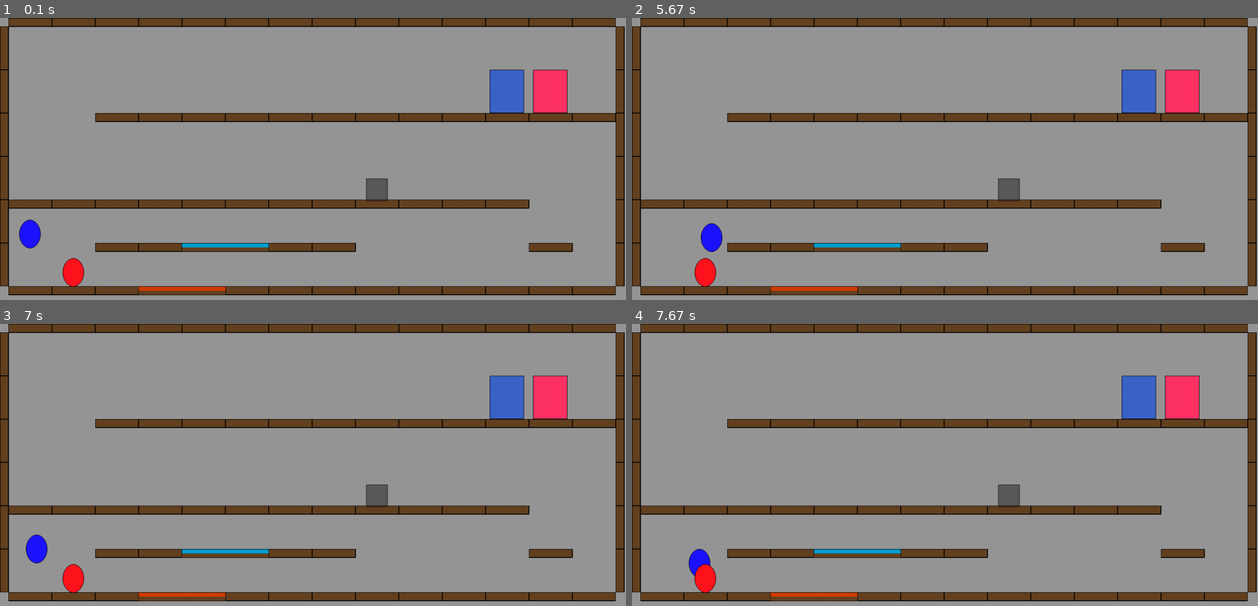
Above: before the commit, frames 1-4 (two rows, left to right).
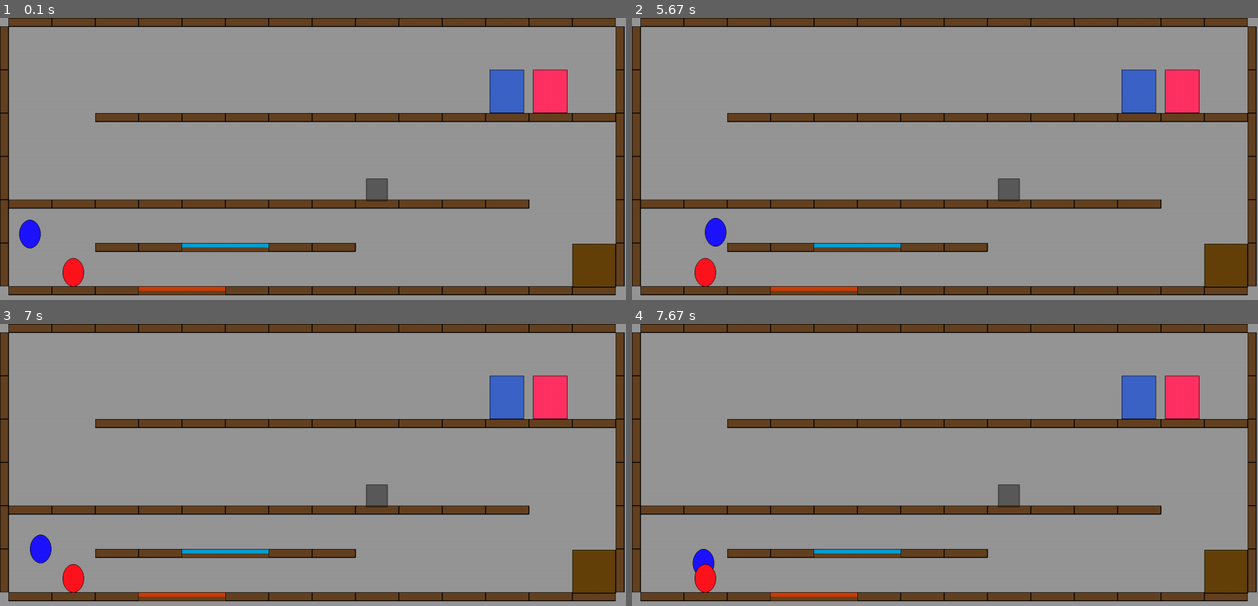
Above: after the commit, the same moments.

Repository: ketimiroshnik/Project_pygame_v2
Game: pygame game, started from main.py
Same seed, same stepped clock (60 frames per second), same inputs: the game is played once before the commit and once after it.
Inputs:
- Up to frame 1 (0.1 s): no input
- Up to frame 2 (5.67 s): hold D 0.33-0.8 s; hold W 0.83-1.13 s; hold D 1.17-1.63 s; hold A 1.67-2.2 s; hold A 2.23-2.63 s; hold W 2.67-3.03 s; hold D 3.07-3.7 s; hold A 3.73-4.2 s; hold D 4.23-4.7 s; hold W 4.73-5.03 s; hold D 5.07-5.53 s; hold A from 5.57 s (still down)
- Up to frame 3 (7 s): release A at 6.1 s; hold A 6.13-6.53 s; hold W 6.57-6.93 s; hold D from 6.97 s (still down)
- Up to frame 4 (7.67 s): release D at 7.6 s; hold A from 7.63 s (still down)

The runs differ from the first frame. In frame 1, 1.3% of the frame differs, in the area x 84-99%, y 79-96%; in frame 2, 1.5%, in the area x 11-99%, y 70-96%; in frame 3, 1.5%; in frame 4, 1.4%.

Commit message:
Исправлены некоторые баги

Diff:
--- a/levels/1.txt
+++ b/levels/1.txt
@@ -7,6 +7,6 @@
 2e        b
 2n------------
 1i
-1u  --ww--    -
-1eWF
+1u  --ww--
+1eWF           B
 1n---ff---------
--- a/main.py
+++ b/main.py
@@ -194,10 +194,13 @@
         self.on_fly = None
 
     def update(self):
-        if pygame.key.get_pressed()[pygame.K_d] and not \
-                (pygame.sprite.spritecollideany(self, v_borders) and
+        if pygame.key.get_pressed()[pygame.K_d]:
+            if not (pygame.sprite.spritecollideany(self, v_borders) and
                  pygame.sprite.spritecollideany(self, v_borders).t == TYPE_BORD['left']):
-            self.rect = self.rect.move(TILE_SIZE / 25, 0)
+                self.rect = self.rect.move(TILE_SIZE / 25, 0)
+            elif pygame.sprite.spritecollideany(self, v_borders) and pygame.sprite.spritecollideany(self, g_borders) and \
+                    pygame.sprite.spritecollideany(self, v_borders).rect.y <= pygame.sprite.spritecollideany(self, g_borders).rect.y:
+                self.rect = self.rect.move(TILE_SIZE / 25, 0)
 
         if pygame.key.get_pressed()[pygame.K_a] and not \
                 (pygame.sprite.spritecollideany(self, v_borders) and
@@ -209,11 +212,6 @@
                 self.rect = self.rect.move(0, TILE_SIZE / 20)
         elif pygame.sprite.spritecollideany(self, g_borders).t != TYPE_BORD['up'] and self.on_fly is None:
             self.rect = self.rect.move(0, TILE_SIZE / 20)
-        '''
-                else:
-            b = pygame.sprite.spritecollideany(self, g_borders)
-            self.rect = self.rect.move(0, b.rect.y - self.rect.y - self.rect.height + 1)
-        '''
 
         if self.on_fly is None and pygame.key.get_pressed()[pygame.K_w] and pygame.sprite.spritecollideany(self, g_borders) and \
             pygame.sprite.spritecollideany(self, g_borders).t == TYPE_BORD['up']:
@@ -228,8 +226,6 @@
                     self.on_fly += TILE_SIZE / 20
                 else:
                     self.on_fly = None
-
-
 
 
 def load_level(filename):
